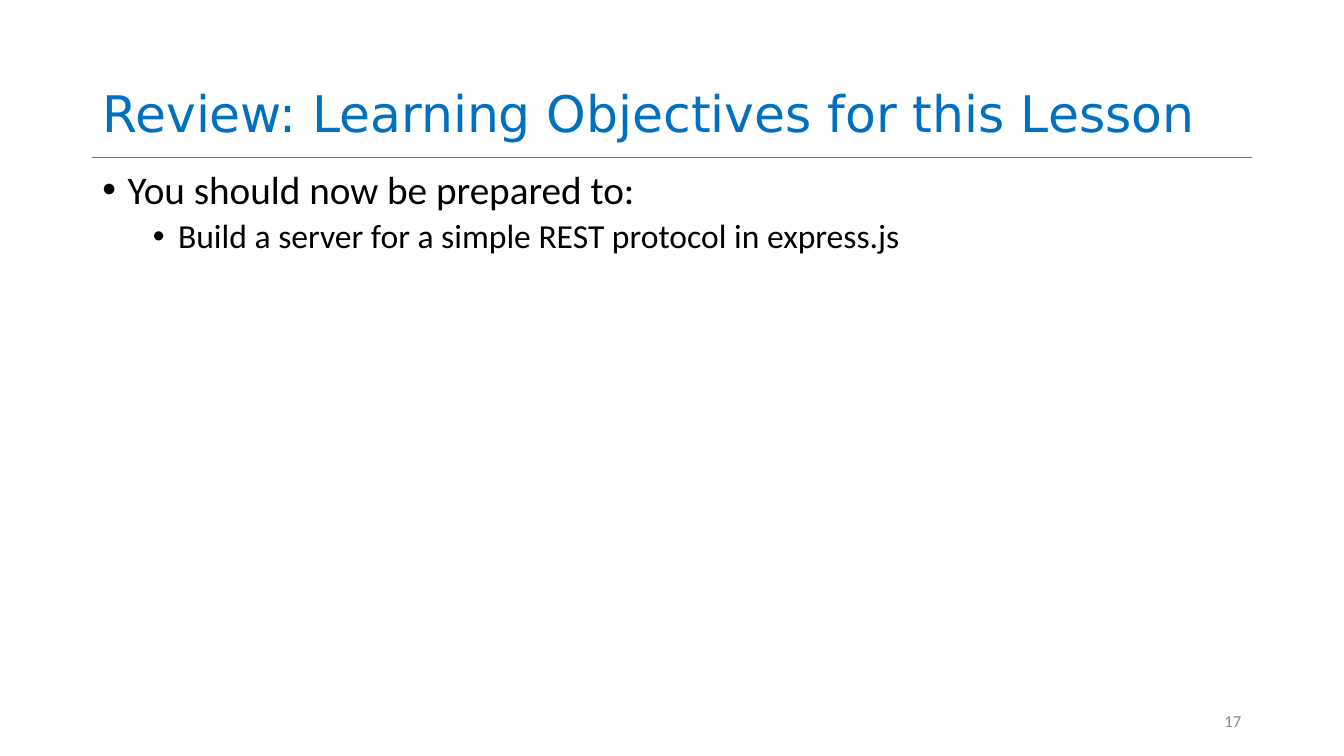
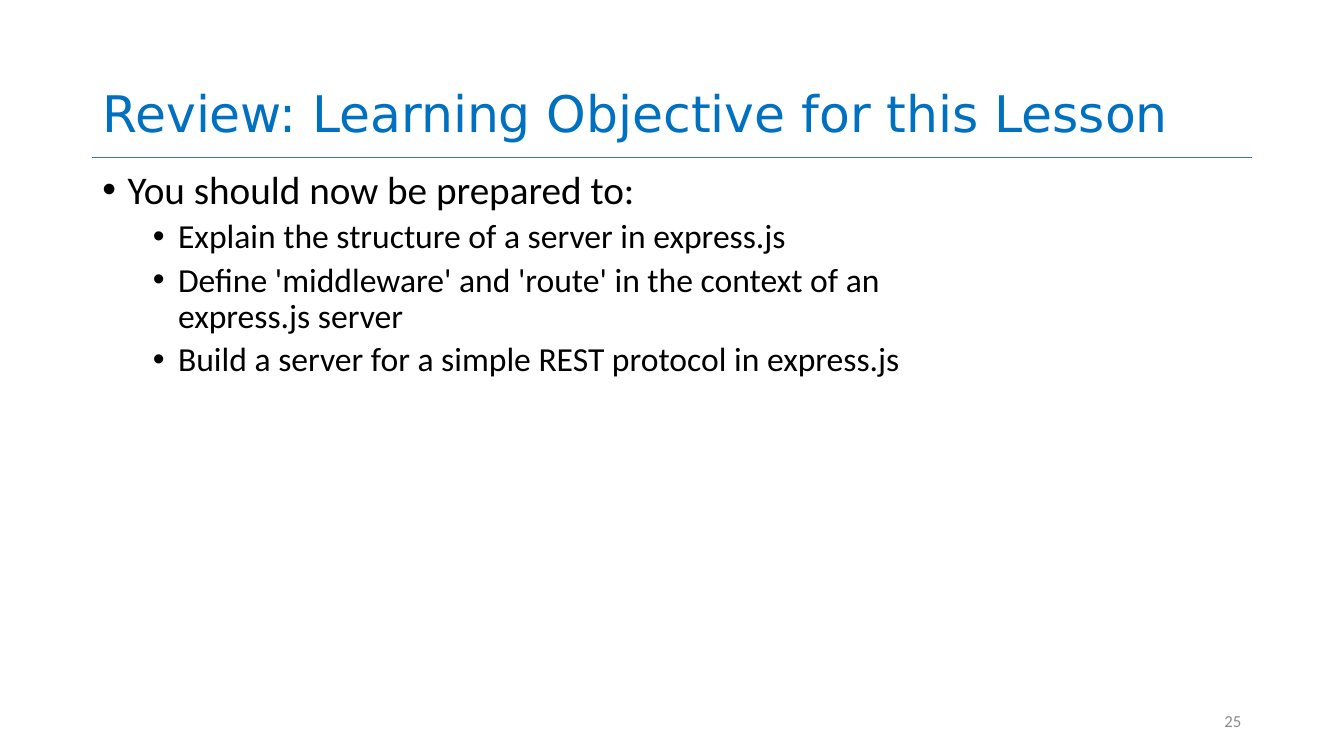
Before and after one commit to neu-se/CS4530-CS5500-Spring-2021, a slide deck: slide 25 of Slides/Lesson 3.4 Building a REST server.pptx (slide 17 before the commit). Drawn at 1344x756 pixels with LibreOffice and Linux fonts; fonts in the diff are those of the drawing. Boxes give left, top, right and bottom in pixels: in the first picture for what was removed or moved away, otherwise in the second. Text is boxed around its words. In the diff, an @@ line names an element or a change of style, - is before the commit and + after.

Commit message:
Lesson 3.4 done and installed

```diff
--- a/Slides/Lesson 3.4 Building a REST server.pptx
+++ b/Slides/Lesson 3.4 Building a REST server.pptx
@@ title at (102,93,1168,143): text changed @@
-Review: Learning Objectives for this Lesson
+Review: Learning Objective for this Lesson
@@ text at (178,224,880,334): paragraphs added @@
+  • Explain the structure of a server in express.js
+  • Define 'middleware' and 'route' in the context of an express.js server
@@ page number at (1224,716,1241,727): text changed @@
-17
+25
```
Also in this commit, not shown: 8 other slides changed, 10 slides added, 2 slides removed, 5 other files.
